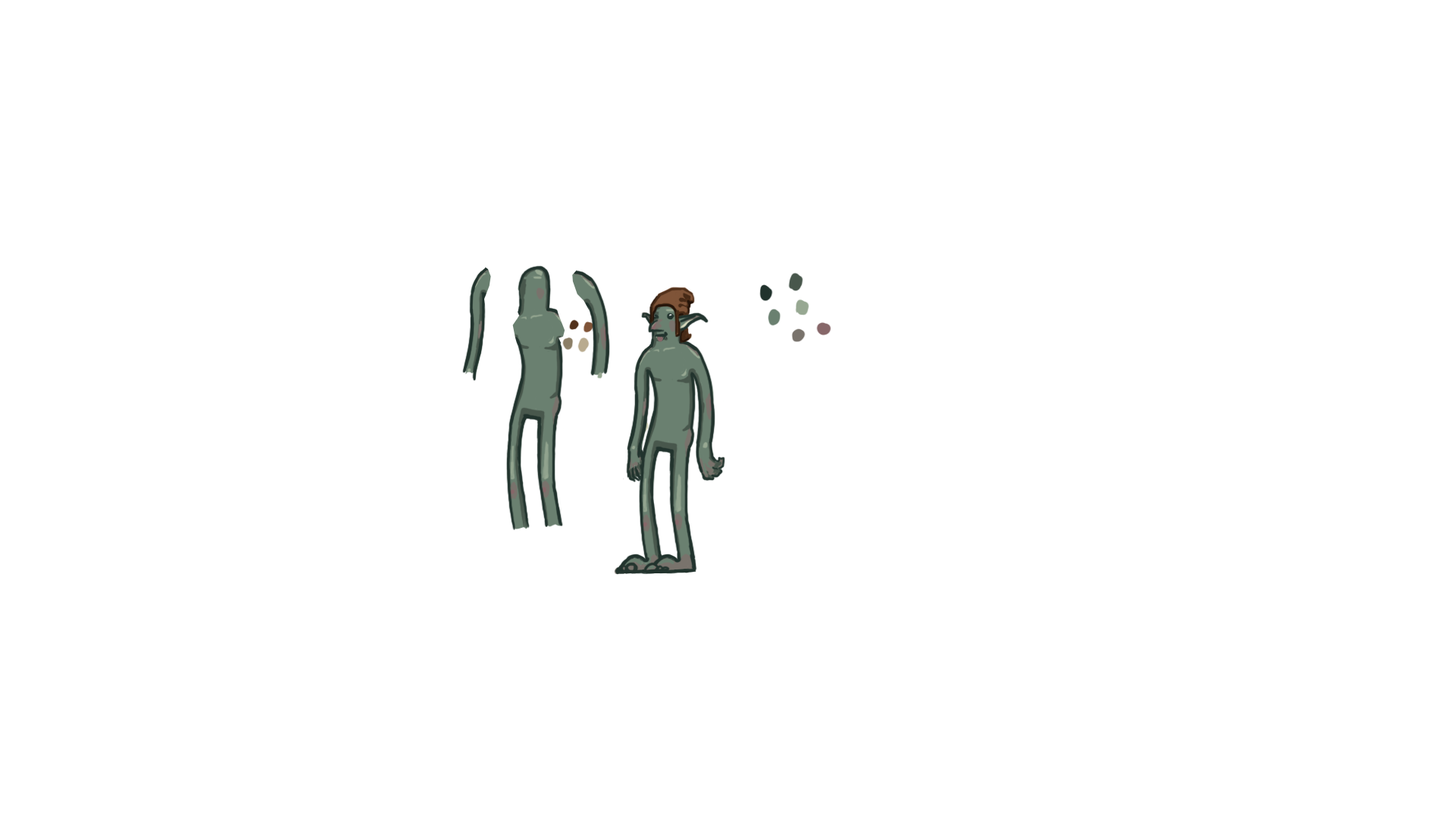
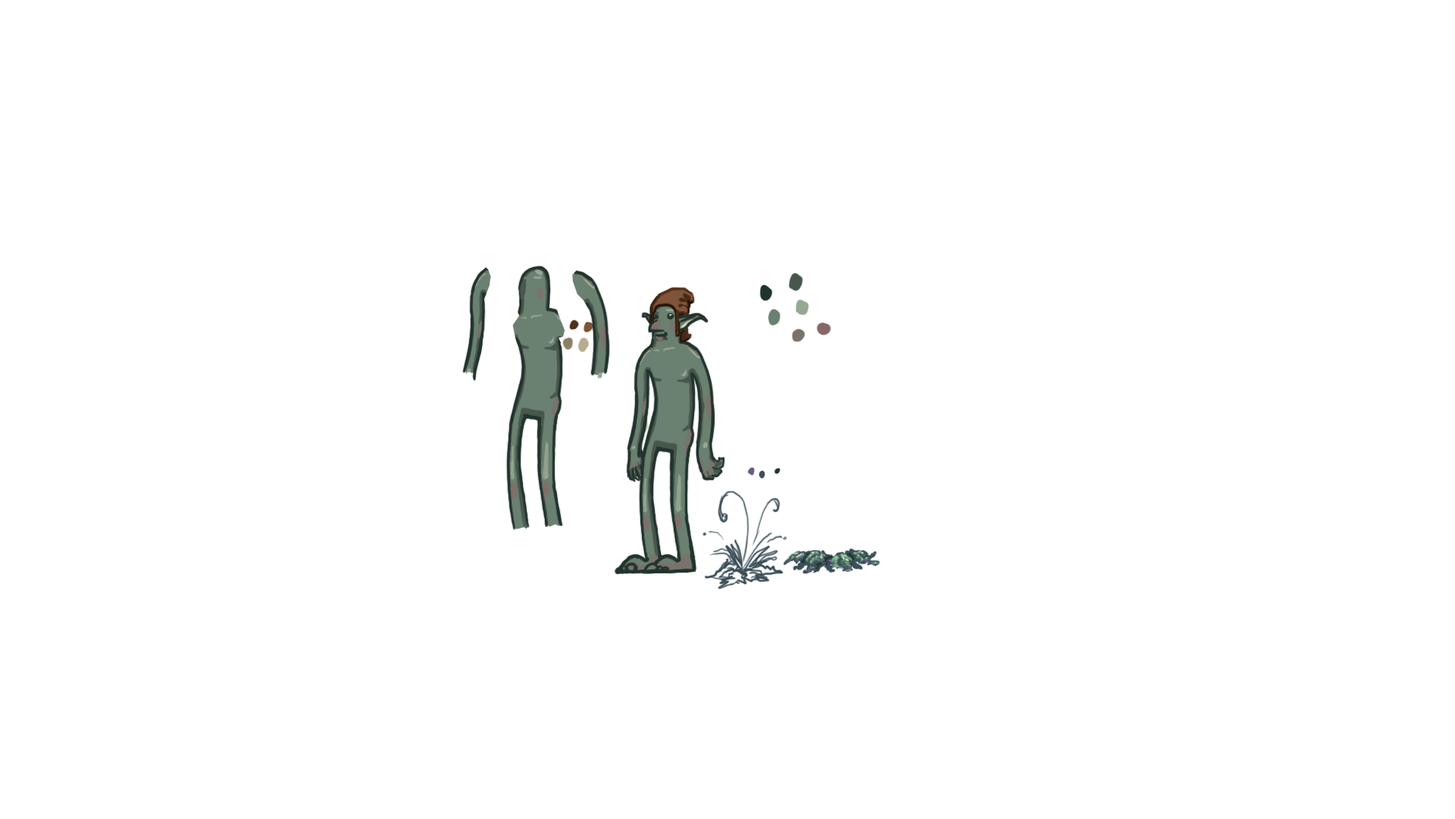
Before/after of a 1455px x 819px layered artwork. What changed in the layer stack:
added group "plants" with 3 layers above "ears fore" over box(702, 466, 881, 589)
added layer "Layer 2" in group "plants" over box(782, 549, 881, 574)
added layer "Layer 3" in group "plants" over box(773, 466, 878, 574)
added layer "Layer 1" in group "plants" over box(702, 466, 788, 589)
added group "noses" with 1 layers above "outlines for added layers" over box(648, 318, 665, 333)
added layer "nose1" in group "noses" over box(648, 318, 665, 333)
